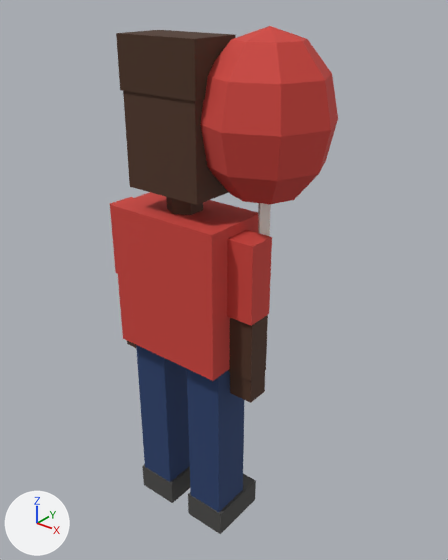
A saved change to the glTF model assets/visitors/visitor_child_balloon_03.glb.
Camera for both pictures: a 50 mm lens placed at (0.808, -0.995, 1.274), pointed at (-0.006, 0.022, 0.643). Every picture has the same lights, and +X, +Y and +Z are marked at lower left. The first picture is the older version. Vertices at exactly the same position are counted once.

Names of what the first picture shows: 'SM_visitors_visitor_child_balloon_03'.
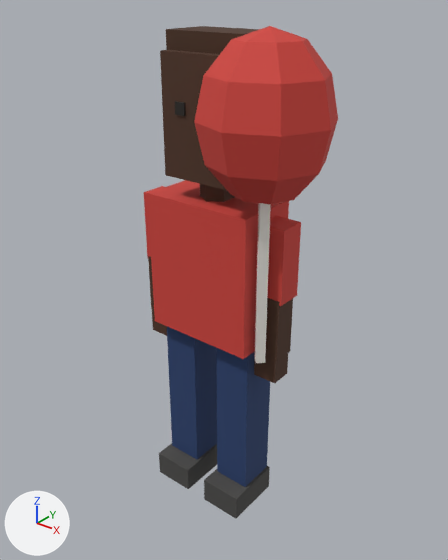
What the commit changed:
me_sm_visitors_visitor_child_balloon_03 has 182 vertices, 292 faces and spans x -0.258..0.258, y -0.14..0.14, z 0.0..1.198.
me_sm_visitors_visitor_child_balloon_03 is used by ob_sm_visitors_visitor_child_balloon_03; location (0.0, 0.0, 0.0).
me_sm_visitors_visitor_child_balloon_03 part 1: the loose piece of 8 vertices spanning x -0.023..0.086, y -0.107..0.042, z 0.0..0.069 is moved by (0.0, 0.065, 0.0).
me_sm_visitors_visitor_child_balloon_03 part 2: the loose piece of 8 vertices spanning x -0.19..-0.081, y -0.107..0.042, z 0.0..0.069 is moved by (0.0, 0.065, 0.0).
me_sm_visitors_visitor_child_balloon_03 part 3: the loose piece of 8 vertices spanning x -0.015..0.079, y -0.105..-0.005, z 0.048..0.506 is moved by (0.0, 0.11, 0.0).
me_sm_visitors_visitor_child_balloon_03 part 4: the loose piece of 8 vertices spanning x -0.183..-0.088, y -0.105..-0.005, z 0.048..0.506 is moved by (0.0, 0.11, 0.0).
me_sm_visitors_visitor_child_balloon_03 part 5: the loose piece of 8 vertices spanning x -0.194..0.09, y -0.136..0.026, z 0.489..0.828 is moved by (0.0, 0.11, 0.0).
me_sm_visitors_visitor_child_balloon_03 part 6: the loose piece of 8 vertices spanning x -0.258..-0.185, y -0.087..-0.022, z 0.628..0.805 is moved by (0.0, 0.11, 0.0).
me_sm_visitors_visitor_child_balloon_03 part 7: the loose piece of 8 vertices spanning x -0.253..-0.189, y -0.078..-0.021, z 0.482..0.637 is moved by (0.0, 0.099, 0.0).
me_sm_visitors_visitor_child_balloon_03 part 8: the loose piece of 8 vertices spanning x -0.251..-0.191, y -0.074..-0.02, z 0.421..0.49 is moved by (0.0, 0.094, 0.0).
me_sm_visitors_visitor_child_balloon_03 part 9: the loose piece of 8 vertices spanning x 0.081..0.154, y -0.087..-0.022, z 0.628..0.805 is moved by (0.0, 0.11, 0.0).
me_sm_visitors_visitor_child_balloon_03 part 10: the loose piece of 8 vertices spanning x 0.086..0.149, y -0.078..-0.021, z 0.482..0.637 is moved by (0.0, 0.099, 0.0).
me_sm_visitors_visitor_child_balloon_03 part 11: the loose piece of 8 vertices spanning x 0.088..0.147, y -0.074..-0.02, z 0.421..0.49 is moved by (0.0, 0.094, 0.0).
me_sm_visitors_visitor_child_balloon_03 part 12: the loose piece of 12 vertices spanning x -0.086..-0.017, y -0.095..-0.015, z 0.817..0.886 is moved by (0.0, 0.11, 0.0).
me_sm_visitors_visitor_child_balloon_03 part 13: the loose piece of 8 vertices spanning x -0.146..0.043, y -0.123..0.014, z 0.876..1.141 is moved by (0.0, 0.11, 0.0).
me_sm_visitors_visitor_child_balloon_03 part 14: the loose piece of 8 vertices spanning x -0.107..-0.08, y 0.004..0.018, z 1.016..1.043 is moved by (0.0, -0.022, 0.0).
me_sm_visitors_visitor_child_balloon_03 part 15: the loose piece of 8 vertices spanning x -0.151..0.047, y -0.127..-0.01, z 1.075..1.18 is moved by (0.0, 0.137, 0.0).

Pixel boxes (x1, y1, x2, y2) of what changed, in the pictures (448 x 560 px; the box of a moved part takes in the faces that stretch with it):
'SM_visitors_visitor_child_balloon_03', reshaped (15% narrower)
    before: (110, 26, 338, 534)
    after: (144, 26, 338, 518)
part 1 of me_sm_visitors_visitor_child_balloon_03, moved or reshaped
    before: (188, 474, 256, 534)
    after: (204, 466, 270, 518)
part 2 of me_sm_visitors_visitor_child_balloon_03, moved or reshaped
    before: (142, 464, 190, 503)
    after: (159, 443, 217, 489)
part 3 of me_sm_visitors_visitor_child_balloon_03, moved or reshaped
    before: (187, 369, 244, 512)
    after: (217, 348, 270, 487)
part 4 of me_sm_visitors_visitor_child_balloon_03, moved or reshaped
    before: (136, 345, 190, 482)
    after: (167, 326, 217, 459)
part 5 of me_sm_visitors_visitor_child_balloon_03, moved or reshaped
    before: (112, 192, 258, 381)
    after: (148, 180, 289, 359)
part 6 of me_sm_visitors_visitor_child_balloon_03, moved or reshaped
    before: (110, 197, 133, 274)
    after: (144, 186, 164, 258)
part 7 of me_sm_visitors_visitor_child_balloon_03, moved or reshaped (not visible before)
    after: (148, 256, 154, 309)
part 8 of me_sm_visitors_visitor_child_balloon_03, moved or reshaped (mostly hidden)
    before: (127, 341, 136, 348)
    after: (152, 307, 167, 336)
part 9 of me_sm_visitors_visitor_child_balloon_03, moved or reshaped
    before: (227, 230, 272, 326)
    after: (267, 216, 301, 306)
part 10 of me_sm_visitors_visitor_child_balloon_03, moved or reshaped
    before: (228, 315, 268, 381)
    after: (254, 298, 293, 362)
part 11 of me_sm_visitors_visitor_child_balloon_03, moved or reshaped
    before: (230, 371, 265, 403)
    after: (254, 353, 288, 383)
part 12 of me_sm_visitors_visitor_child_balloon_03, moved or reshaped
    before: (166, 197, 203, 215)
    after: (200, 184, 235, 202)
part 13 of me_sm_visitors_visitor_child_balloon_03, moved or reshaped
    before: (123, 91, 229, 205)
    after: (160, 50, 226, 190)
part 14 of me_sm_visitors_visitor_child_balloon_03, moved or reshaped (not visible before)
    after: (175, 101, 186, 116)
part 15 of me_sm_visitors_visitor_child_balloon_03, moved or reshaped
    before: (116, 30, 235, 101)
    after: (166, 26, 259, 54)
